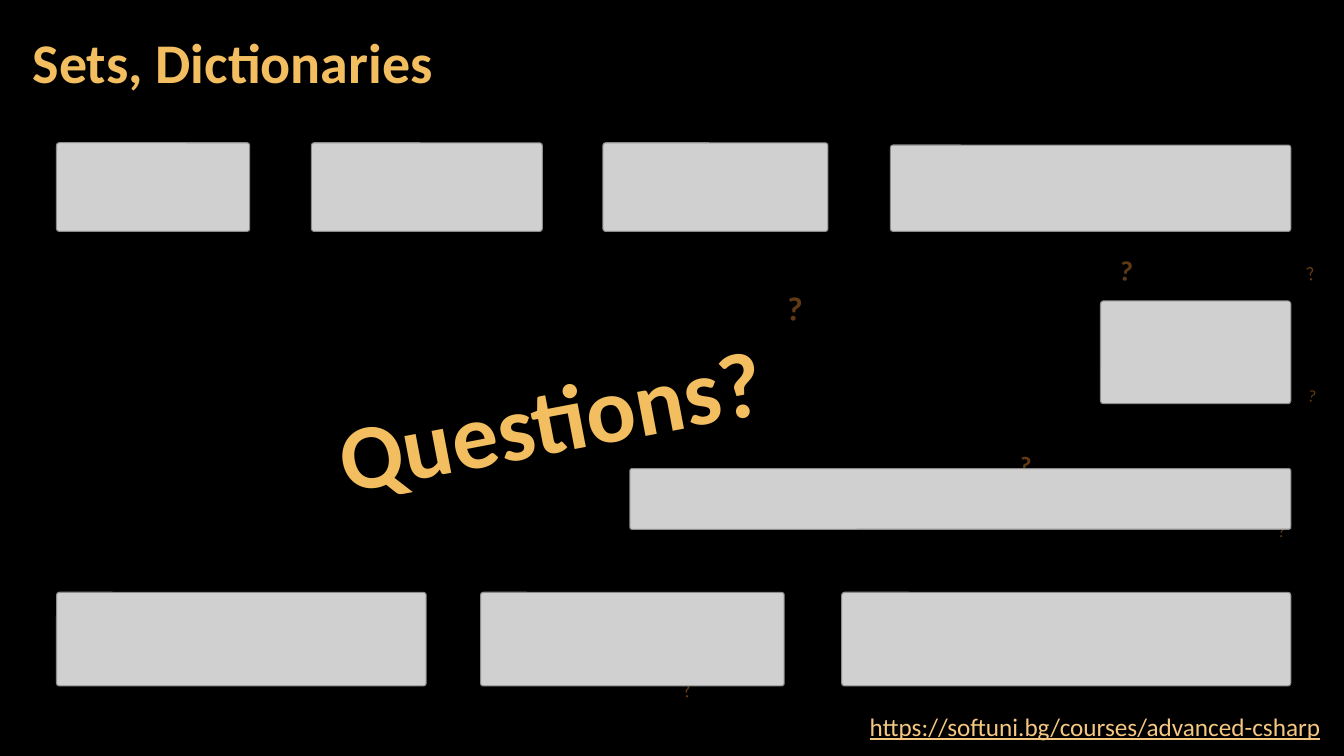
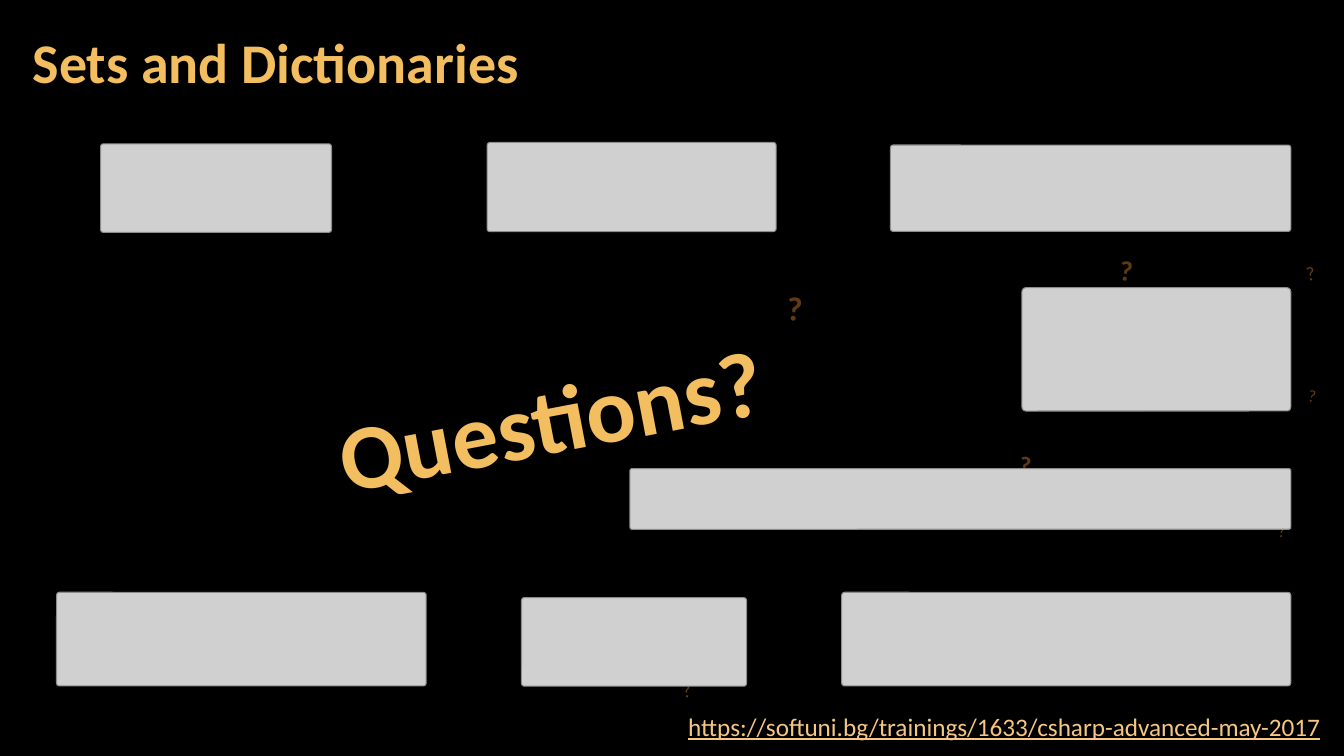
Before and after one commit to GoldenR1618/SoftUni-Exercises-and-Exams, a slide deck: slide 39 of 05.C#_Advanced/02.SETS_AND_DICTIONARIES/02. CSharp-Advanced-Sets-And-Dictionaries.pptx (slide 19 before the commit). Drawn at 1344x756 pixels with LibreOffice and Linux fonts; fonts in the diff are those of the drawing; grey boxes stand for pictures; background and template pictures are left out. Boxes give left, top, right and bottom in pixels: in the first picture for what was removed or moved away, otherwise in the second. Text is boxed around its words. In the diff, an @@ line names an element or a change of style, - is before the commit and + after.

Commit message:
Edit CSharp-Advanced-Sets-And-Dictionaries-Lab.docx and CSharp-Advanced-Sets-And-Dictionaries.pptx

```diff
--- a/05.C#_Advanced/02.SETS_AND_DICTIONARIES/02. CSharp-Advanced-Sets-And-Dictionaries.pptx
+++ b/05.C#_Advanced/02.SETS_AND_DICTIONARIES/02. CSharp-Advanced-Sets-And-Dictionaries.pptx
@@ title at <box>33,43,519,84</box>: text changed @@
-Sets, Dictionaries
+Sets and Dictionaries
@@ picture: place and size @@
-picture at <box>312,143,542,232</box>
+picture at <box>101,144,332,233</box>
@@ picture: place and size @@
-picture at <box>481,593,784,687</box>
+picture at <box>487,142,776,231</box>
@@ picture: place and size @@
-picture at <box>56,143,250,232</box>
+picture at <box>1022,287,1292,410</box>
@@ picture removed at <box>1100,300,1291,403</box> @@
@@ picture: place and size @@
-picture at <box>603,143,828,232</box>
+picture at <box>521,598,746,687</box>
@@ text at <box>688,718,1320,741</box>: text changed @@
-https://softuni.bg/courses/advanced-csharp
+https://softuni.bg/trainings/1633/csharp-advanced-may-2017
```
Also in this commit, not shown: 5 other slides changed, 20 slides added, 1 other file.
